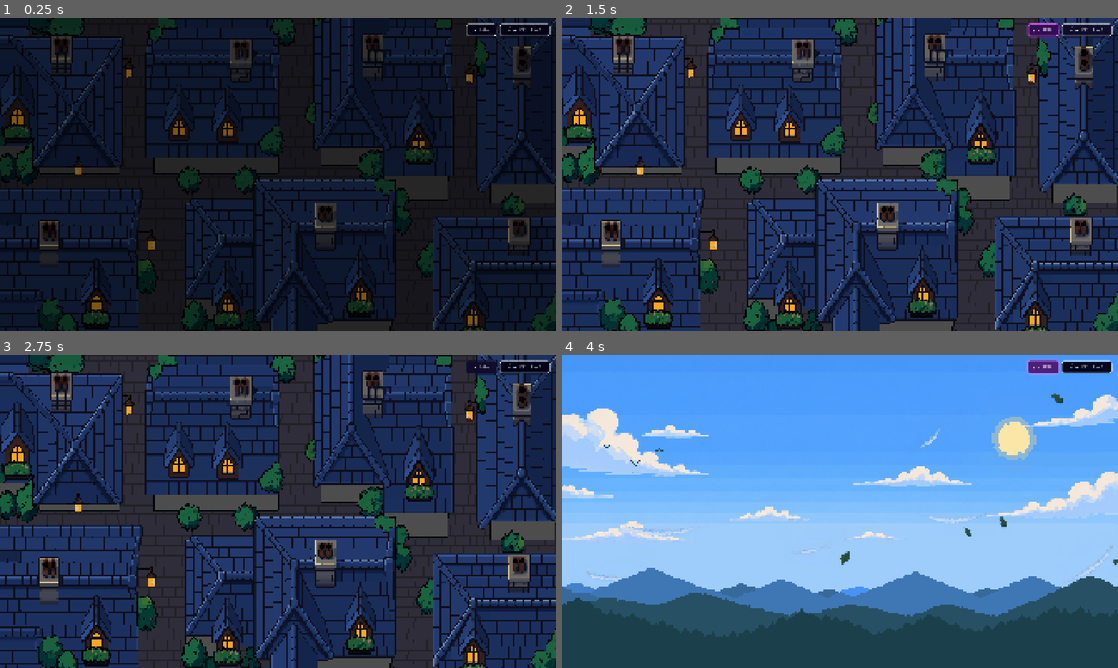
Above: before the commit, frames 1-4 (two rows, left to right).
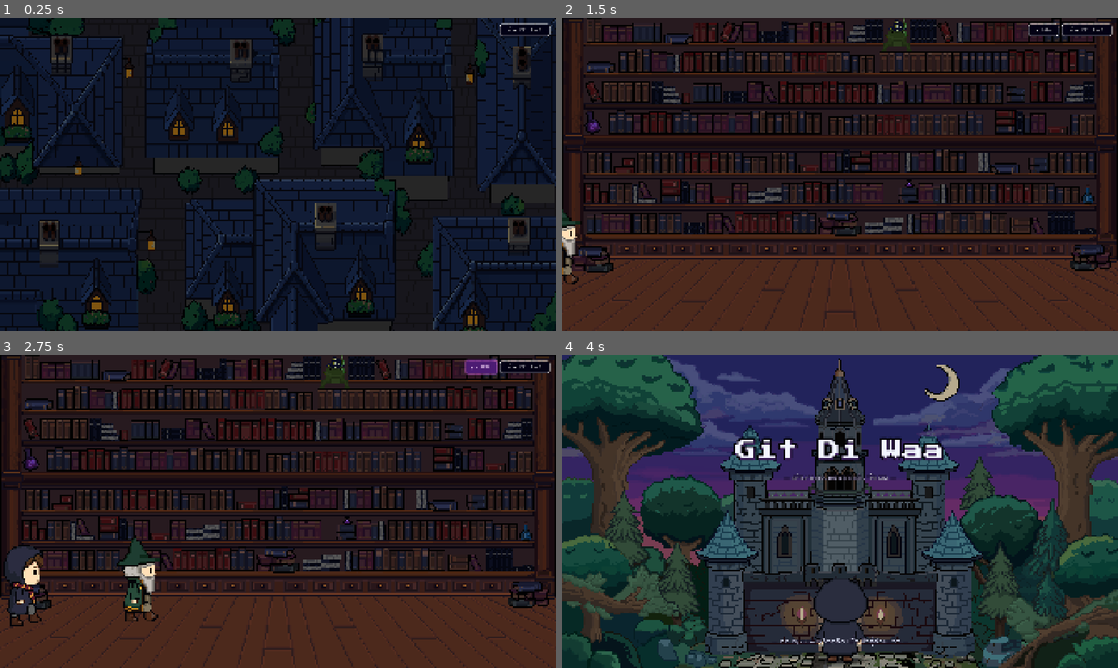
Above: after the commit, the same moments.

Repository: PetchAuisui/Demo-Game-Git-Diwaa
Game: Godot game, scene res://scenes/cutscene/cut_scence_normal.tscn
The game is run twice, just before and just after one commit, with the same random seed, the same clock (stepped at 60 frames per second) and the same inputs. The project has no main scene, so this scene is started directly.
Inputs (mouse positions are in pixels of both pictures, inside the frame that each line leads up to):
- Up to frame 1 (0.25 s): no input
- Up to frame 2 (1.5 s): click (1045, 30) at 0.52 s; click "ข้าม ⏵⏵ (Esc)" at 1.25 s
- Up to frame 3 (2.75 s): click (483, 367) at 2 s
- Up to frame 4 (4 s): click "ข้าม ⏵⏵ (Esc)" at 2.75 s; click (1045, 367) at 3.52 s

The runs differ from the first frame. In frame 1, 0.2% of the frame differs, in the area x 83-90%, y 1-6%; in frame 2, 91%; in frame 3, 91%; in frame 4, 96%, in the area x 0-100%, y 0-100%.
Error after the commit: Parse Error: Function "_get_resolved_next_scene()" not found in base self. (res://scripts/cutscene/outside_cutscene.gd:38)

Commit message:
feat(cutscene): remove fast-forward button from non-dialogue opening scenes

Diff:
--- a/src/GitDiwaa.Godot/scripts/cutscene/cut_scence_normal.gd
+++ b/src/GitDiwaa.Godot/scripts/cutscene/cut_scence_normal.gd
@@ -23,7 +23,11 @@
 
 func _ready() -> void:
 	Engine.time_scale = 1.0
-	add_child(preload("res://scripts/cutscene/skip_cutscene_button.gd").new())
+	# ฉากภาพหมู่บ้านบรรยากาศเปิดตัว ไม่มีบทสนทนา: เอาปุ่มเร่งออก เหลือเฉพาะปุ่มข้าม
+	var skip_ctrl = preload("res://scripts/cutscene/skip_cutscene_button.gd").new()
+	skip_ctrl.show_fast_forward = false
+	skip_ctrl.next_scene_path = "res://scenes/cutscene/intro_cutscene.tscn"
+	add_child(skip_ctrl)
 	_init_scene()
 	play_normal_sequence()
 
@@ -32,7 +36,7 @@
 
 func _init_scene() -> void:
 	is_transitioning = false
-	can_fast_forward = true
+	can_fast_forward = false
 	is_fast_forwarding = false
 	Engine.time_scale = 1.0
 
--- a/src/GitDiwaa.Godot/scripts/cutscene/intro_cutscene.gd
+++ b/src/GitDiwaa.Godot/scripts/cutscene/intro_cutscene.gd
@@ -17,6 +17,8 @@
 ##     กึ่งกลางแผ่นกระดาษ ลอยพริ้วไหวอย่างสงบ
 ## 13. เมื่อผู้เล่นกดไปต่อ (Space / คลิก) กระดาษในมือและตัวหนังสือจะสลายหายไปพร้อมกัน
 
+@export_enum("AnimationPlayer", "ScriptTween") var playback_mode: String = "AnimationPlayer"
+
 @export_group("ตำแหน่งตัวละคร (Positions)")
 @export var character_y: float = 59.0
 @export var spawn_x: float = -250.0
@@ -52,6 +54,7 @@
 var can_fast_forward: bool = true
 var tw_ex_bob: Tween = null
 var tw_paper_glow: Tween = null
+var skip_ctrl = null
 
 signal cutscene_finished
 
@@ -80,25 +83,29 @@
 
 func _ready() -> void:
 	Engine.time_scale = 1.0
+	skip_ctrl = preload("res://scripts/cutscene/skip_cutscene_button.gd").new()
+	skip_ctrl.next_scene_path = "res://scenes/cutscene/outside_cutscene.tscn"
+	add_child(skip_ctrl)
 	_init_shards()
 	_reset_cutscene_state()
 
-	add_child(preload("res://scripts/cutscene/skip_cutscene_button.gd").new())
-
-	if not anim_player.is_playing() or anim_player.current_animation != "walk_in":
-		anim_player.play("walk_in")
-	anim_player.animation_finished.connect(func(_anim_name):
-		if not is_continuing:
-			vel.play("breathe_blink")
-	)
+	if playback_mode == "AnimationPlayer":
+		if not anim_player.is_playing() or anim_player.current_animation != "walk_in":
+			anim_player.play("walk_in")
+		anim_player.animation_finished.connect(func(_anim_name):
+			if not is_continuing:
+				vel.play("breathe_blink")
+		)
+	else:
+		if anim_player.is_playing():
+			anim_player.stop()
+		play_with_tween()
 
 func _exit_tree() -> void:
 	Engine.time_scale = 1.0
 
 func _input(event: InputEvent) -> void:
 	if not can_continue or is_continuing:
-		return
-	if event is InputEventKey and event.keycode == KEY_ESCAPE:
 		return
 	if event.is_action_pressed("ui_accept") or \
 	   (event is InputEventKey and event.pressed and not event.echo) or \
@@ -180,6 +187,8 @@
 	can_fast_forward = true
 	is_fast_forwarding = false
 	Engine.time_scale = 1.0
+	if skip_ctrl:
+		skip_ctrl.set_fast_forward_visible(true)
 	if exclamation_mark:
 		exclamation_mark.visible = false
 		exclamation_mark.scale = Vector2.ZERO
@@ -368,6 +377,8 @@
 func _on_reveal_magic_text() -> void:
 	if not rune_container:
 		return
+	if skip_ctrl:
+		skip_ctrl.set_fast_forward_visible(false)
 	can_fast_forward = false
 	is_fast_forwarding = false
 	Engine.time_scale = 1.0
@@ -475,3 +486,222 @@
 		print("[IntroCutscene] Transitioning to OutsideCutscene...")
 		get_tree().change_scene_to_file("res://scenes/cutscene/outside_cutscene.tscn")
 	)
+
+## โหมดสำรอง: เล่นด้วย GDScript Tween ล้วน ๆ
+func play_with_tween() -> void:
+	master.position = Vector2(spawn_x, character_y)
+	master.scale = Vector2.ONE
+	master.modulate = Color(1, 1, 1, 1)
+	master.visible = true
+	master.flip_h = true
+	master.play("walk_left")
+
+	vel.position = Vector2(spawn_x, character_y)
+	vel.scale = Vector2.ONE
+	vel.visible = false
+	vel.flip_h = false
+
+	exclamation_mark.visible = false
+	exclamation_mark.scale = Vector2.ZERO
+	exclamation_mark.position = Vector2(0, -56)
+
+	black_hole.visible = false
+	black_hole.position = Vector2(master_target_x, 97)
+	black_hole.scale = Vector2.ZERO
+	room_lighting.color = Color(1, 1, 1, 1)
+
+	_reset_cutscene_state()
+
+	# 1. อาจารย์เดินเข้า (5.4s)
+	var tw_m = create_tween()
+	tw_m.tween_property(master, "position:x", master_target_x, 5.4)
+	tw_m.tween_callback(func():
+		master.flip_h = false
+		master.play("breathe_blink")
+	)
+
+	# 2. เวลเดินเข้า (1.8s -> 6.0s)
+	var tw_v = create_tween()
+	tw_v.tween_interval(1.8)
+	tw_v.tween_callback(func():
+		vel.visible = true
+		vel.play("walk_right")
+	)
+	tw_v.tween_property(vel, "position:x", vel_target_x, 4.2)
+	tw_v.tween_callback(func(): vel.play("breathe_blink"))
+
+	# 3. หลุมดำเปิดใต้เท้าอาจารย์ (6.8s -> 7.8s) - แสงห้องปกติ ไม่มืด
+	var tw_hole = create_tween()
+	tw_hole.tween_interval(6.8)
+	tw_hole.tween_callback(func(): black_hole.visible = true)
+	tw_hole.tween_property(black_hole, "scale", Vector2(1.2, 1.0), 1.0)
+
+	# 4. อาจารย์ shock1 (7.8s -> 9.0s)
+	var tw_shock = create_tween()
+	tw_shock.tween_interval(7.8)
+	tw_shock.tween_callback(func(): master.play("shock1"))
+
+	# 4. อาจารย์ตกหลุมดำ (9.0s -> 9.38s)
+	var tw_fall = create_tween()
+	tw_fall.tween_interval(9.0)
+	tw_fall.tween_property(master, "position:y", 53.0, 0.08)
+	var tw_drop = create_tween()
+	tw_drop.tween_interval(9.08)
+	tw_drop.parallel().tween_property(master, "position:y", 97.0, 0.30).set_trans(Tween.TRANS_QUAD).set_ease(Tween.EASE_IN)
+	tw_drop.parallel().tween_property(master, "scale", Vector2(0.1, 0.1), 0.30)
+	tw_drop.parallel().tween_property(master, "modulate:a", 0.0, 0.30)
+	tw_drop.tween_callback(func():
+		master.visible = false
+		vel.play("shock")
+		exclamation_mark.visible = true
+		exclamation_mark.position = Vector2(0, -50)
+		var tw_ex = create_tween()
+		tw_ex.tween_property(exclamation_mark, "position:y", -60.0, 0.08).set_trans(Tween.TRANS_QUAD).set_ease(Tween.EASE_OUT)
+		tw_ex.parallel().tween_property(exclamation_mark, "scale", Vector2(1.35, 1.35), 0.08)
+		tw_ex.tween_property(exclamation_mark, "position:y", -54.0, 0.10).set_trans(Tween.TRANS_QUAD).set_ease(Tween.EASE_IN)
+		tw_ex.parallel().tween_property(exclamation_mark, "scale", Vector2(0.95, 0.95), 0.10)
+		tw_ex.tween_property(exclamation_mark, "position:y", -57.5, 0.12).set_trans(Tween.TRANS_QUAD).set_ease(Tween.EASE_OUT)
+		tw_ex.parallel().tween_property(exclamation_mark, "scale", Vector2(1.05, 1.05), 0.12)
+		tw_ex.tween_property(exclamation_mark, "position:y", -56.0, 0.12).set_trans(Tween.TRANS_QUAD).set_ease(Tween.EASE_IN)
+		tw_ex.parallel().tween_property(exclamation_mark, "scale", Vector2(1.0, 1.0), 0.12)
+		tw_ex.chain().tween_callback(func():
+			if not is_instance_valid(exclamation_mark) or not exclamation_mark.visible:
+				return
+			if tw_ex_bob and tw_ex_bob.is_valid():
+				tw_ex_bob.kill()
+			tw_ex_bob = create_tween().set_loops()
+			tw_ex_bob.tween_property(exclamation_mark, "position:y", -59.5, 0.35).set_trans(Tween.TRANS_SINE).set_ease(Tween.EASE_IN_OUT)
+			tw_ex_bob.tween_property(exclamation_mark, "position:y", -56.0, 0.35).set_trans(Tween.TRANS_SINE).set_ease(Tween.EASE_IN_OUT)
+		)
+	)
+
+	# 5. ปรมาจารย์จมลงหลุมดำจนมิด แล้วคัมภีร์ดีดเด้งสูงเฉียงขวาออกห่างจากเวล (9.38s -> 9.80s)
+	var tw_book = create_tween()
+	tw_book.tween_interval(9.38)
+	tw_book.tween_callback(func():
+		khampri.visible = true
+		khampri.position = Vector2(42, 58)
+		khampri.rotation = 0.0
+		if khampri_shadow:
+			khampri_shadow.visible = true
+			khampri_shadow.position = Vector2(42, 98)
+			khampri_shadow.scale = Vector2(0.3, 0.2)
+			khampri_shadow.modulate = Color(1, 1, 1, 0.15)
+
+		# ดีดเด้งขึ้นสูงและเฉียงขวา 0.18s
+		var tw_pop = create_tween().set_parallel(true)
+		tw_pop.tween_property(khampri, "position:x", 54.0, 0.18).set_trans(Tween.TRANS_QUAD).set_ease(Tween.EASE_OUT)
+		tw_pop.tween_property(khampri, "position:y", 18.0, 0.18).set_trans(Tween.TRANS_QUAD).set_ease(Tween.EASE_OUT)
+		tw_pop.tween_property(khampri, "rotation", 0.12, 0.18).set_trans(Tween.TRANS_QUAD).set_ease(Tween.EASE_OUT)
+		if khampri_shadow:
+			tw_pop.tween_property(khampri_shadow, "position:x", 54.0, 0.18)
+			tw_pop.tween_property(khampri_shadow, "scale", Vector2(0.65, 0.4), 0.18)
+			tw_pop.tween_property(khampri_shadow, "modulate:a", 0.35, 0.18)
+
+		# ตกลงสู่พื้นไม้ด้านขวาอย่างรวดเร็ว 0.24s
+		tw_pop.chain().set_parallel(true)
+		tw_pop.tween_property(khampri, "position:x", 64.0, 0.24).set_trans(Tween.TRANS_QUAD).set_ease(Tween.EASE_IN)
+		tw_pop.tween_property(khampri, "position:y", 96.0, 0.24).set_trans(Tween.TRANS_QUAD).set_ease(Tween.EASE_IN)
+		tw_pop.tween_property(khampri, "rotation", 0.0, 0.24)
+		if khampri_shadow:
+			tw_pop.tween_property(khampri_shadow, "position:x", 64.0, 0.24)
+			tw_pop.tween_property(khampri_shadow, "scale", Vector2(1.1, 0.7), 0.24)
+			tw_pop.tween_property(khampri_shadow, "modulate:a", 0.65, 0.24)
+
+		# หลุมดำแรกหดตัวปิดหลังจากคัมภีร์ลงแตะพื้น
+		var tw_h1 = create_tween()
+		tw_h1.tween_interval(0.42)
+		tw_h1.tween_property(black_hole, "scale", Vector2.ZERO, 0.5)
+		tw_h1.tween_callback(func(): black_hole.visible = false)
+	)
+
+	# 6. คัมภีร์ลอยตัวขึ้น เอียง และสั่นด้วยพลังเวทมนตร์ (10.8s -> 11.8s)
+	var tw_levitate = create_tween()
+	tw_levitate.tween_interval(10.8)
+	tw_levitate.tween_callback(func():
+		var tw_float = create_tween().set_parallel(true)
+		# ลอยตัวขึ้นสู่ความสูง 79 px
+		tw_float.tween_property(khampri, "position:y", 79.0, 1.0).set_trans(Tween.TRANS_QUAD).set_ease(Tween.EASE_OUT)
+		if khampri_shadow:
+			tw_float.tween_property(khampri_shadow, "scale", Vector2(0.85, 0.5), 1.0)
+			tw_float.tween_property(khampri_shadow, "modulate:a", 0.40, 1.0)
+		# เรืองแสงเวทมนตร์เข้มข้นขึ้นเรื่อยๆ ก่อนแตก
+		tw_float.tween_property(khampri, "modulate", Color(1.8, 1.6, 1.25, 1.0), 1.0).set_trans(Tween.TRANS_QUAD).set_ease(Tween.EASE_IN)
+
+		# หมุนเอียงเบา ๆ ไปมา (Tilt & Wobble)
+		var tw_wobble = create_tween()
+		tw_wobble.tween_property(khampri, "rotation", 0.04, 0.25)
+		tw_wobble.tween_property(khampri, "rotation", -0.05, 0.25)
+		tw_wobble.tween_property(khampri, "rotation", 0.07, 0.25)
+		tw_wobble.tween_property(khampri, "rotation", -0.04, 0.25)
+
+		# สั่นระริก (Tremble)
+		var tw_shake = create_tween().set_loops(10)
+		tw_shake.tween_property(khampri, "position:x", 65.5, 0.05)
+		tw_shake.tween_property(khampri, "position:x", 62.5, 0.05)
+	)
+
+	# 7. คัมภีร์แตกเป็น 16 ชิ้น (11.8s)
+	var tw_shatter = create_tween()
+	tw_shatter.tween_interval(11.8)
+	tw_shatter.tween_callback(_on_shatter_khampri)
+
+	# 8. รอแปปนึง แล้ววงเวทรอบสอง (วงเล็ก) ค่อย ๆ ดูด (14.2s -> 17.5s)
+	var tw_h2_in = create_tween()
+	tw_h2_in.tween_interval(14.2)
+	tw_h2_in.tween_callback(func():
+		black_hole.position = Vector2(64, 96)
+		black_hole.visible = true
+		var tw_h2 = create_tween()
+		tw_h2.tween_property(black_hole, "scale", Vector2(0.75, 0.65), 0.8)
+	)
+	var tw_suck = create_tween()
+	tw_suck.tween_interval(15.0)
+	tw_suck.tween_callback(_on_suck_shards)
+
+	# เศษคัมภีร์แผ่นสุดท้ายร่อนตกลงมาจากด้านบนสู่พื้นไม้ (16.4s)
+	var tw_flutter = create_tween()
+	tw_flutter.tween_interval(16.4)
+	tw_flutter.tween_callback(_on_paper_flutter_down)
+
+	var tw_h2_out = create_tween()
+	tw_h2_out.tween_interval(17.2)
+	tw_h2_out.tween_property(black_hole, "scale", Vector2.ZERO, 0.5)
+	tw_h2_out.tween_callback(func(): black_hole.visible = false)
+
+	# 9. เมื่อกระดาษลงสู่พื้นแล้ว เวลค่อยเดินเข้าไปหา (18.0s -> 20.0s)
+	var tw_walk_paper = create_tween()
+	tw_walk_paper.tween_interval(18.0)
+	tw_walk_paper.tween_callback(func():
+		if tw_ex_bob and tw_ex_bob.is_valid():
+			tw_ex_bob.kill()
+		exclamation_mark.visible = false
+		vel.play("walk_right")
+	)
+	tw_walk_paper.tween_property(vel, "position", Vector2(50, 59), 2.0)
+	tw_walk_paper.tween_callback(func():
+		vel.play("breathe_blink")
+	)
+
+	# 10. เวลหยิบกระดาษลอยขึ้น (20.3s)
+	var tw_pickup = create_tween()
+	tw_pickup.tween_interval(20.3)
+	tw_pickup.tween_callback(_on_pickup_shard)
+
+	# 11. ตัวอักษรเวทมนตร์เด้งขึ้นมาพร้อมพื้นหลังกระดาษจาง ๆ กึ่งกลางจอ (21.0s)
+	var tw_ui = create_tween()
+	tw_ui.tween_interval(21.0)
+	tw_ui.tween_callback(func():
+		var tw_t = create_tween().set_parallel(true)
+		tw_t.tween_property(backdrop, "color", Color(0, 0, 0, 0.85), 0.5)
+		tw_t.tween_property(parchment_frame, "modulate", Color(1, 1, 1, 1.0), 0.5)
+		if parchment_shadow:
+			tw_t.tween_property(parchment_shadow, "modulate", Color(0, 0, 0, 0.55), 0.5)
+
+		rune_container.scale = Vector2(0.2, 0.2)
+		rune_container.modulate = Color(1, 1, 1, 0)
+		var tw_pop = create_tween().set_parallel(true)
+		tw_pop.tween_property(rune_container, "scale", Vector2(1.0, 1.0), 0.5).set_trans(Tween.TRANS_BACK).set_ease(Tween.EASE_OUT)
+		tw_pop.tween_property(rune_container, "modulate", Color(1, 1, 1, 1), 0.4)
+		_on_reveal_magic_text()
+	)
--- a/src/GitDiwaa.Godot/scripts/cutscene/outside_cutscene.gd
+++ b/src/GitDiwaa.Godot/scripts/cutscene/outside_cutscene.gd
@@ -20,7 +20,7 @@
 @onready var subtitle_label: Label = $UI/TitleContainer/SubtitleLabel
 @onready var start_prompt: Label = $UI/TitleContainer/StartPrompt
 
-@export var next_scene_path: String = "res://scenes/cutscene/inside_tower_cutscene.tscn"
+@export var next_scene_path: String = "res://Scenes/SandboxGameView.tscn"
 
 var can_start: bool = false
 var is_starting: bool = false
@@ -32,7 +32,9 @@
 
 func _ready() -> void:
 	Engine.time_scale = 1.0
+	# ฉากคั่นวิกฤตภายนอกและไตเติลหอคอย: เอาปุ่มเร่งออก เหลือเฉพาะปุ่มข้าม
 	var skip_ctrl = preload("res://scripts/cutscene/skip_cutscene_button.gd").new()
+	skip_ctrl.show_fast_forward = false
 	skip_ctrl.next_scene_path = _get_resolved_next_scene()
 	add_child(skip_ctrl)
 	_init_scene()
@@ -41,19 +43,8 @@
 func _exit_tree() -> void:
 	Engine.time_scale = 1.0
 
-func _get_resolved_next_scene() -> String:
-	if next_scene_path != "" and ResourceLoader.exists(next_scene_path):
-		return next_scene_path
-	if ResourceLoader.exists("res://scenes/cutscene/inside_tower_cutscene.tscn"):
-		return "res://scenes/cutscene/inside_tower_cutscene.tscn"
-	if ResourceLoader.exists("res://Scenes/cutscene/inside_tower_cutscene.tscn"):
-		return "res://Scenes/cutscene/inside_tower_cutscene.tscn"
-	return "res://Scenes/SandboxGameView.tscn"
-
 func _input(event: InputEvent) -> void:
 	if not can_start or is_starting:
-		return
-	if event is InputEventKey and event.keycode == KEY_ESCAPE:
 		return
 
 	if event.is_action_pressed("ui_accept") or \
@@ -102,7 +93,7 @@
 	if subtitle_label:
 		subtitle_label.text = "— ตำนานแห่งหอคอยต้นกำเนิด —"
 	if start_prompt:
-		start_prompt.text = "— กด Space หรือคลิก เพื่อเข้าสู่ด่านแรก —"
+		start_prompt.text = "คลิกหน้าจอเพื่อไปต่อ"
 	fade_overlay.color = Color(0, 0, 0, 1)
 	fade_overlay.visible = true
 
@@ -207,11 +198,11 @@
 		Engine.time_scale = 1.0
 		emit_signal("cutscene_finished")
 		print("[CutsceneChaos] เข้าสู่ด่านแรกเรียบร้อย!")
-		var target_scene = _get_resolved_next_scene()
-		if target_scene != "" and ResourceLoader.exists(target_scene):
-			get_tree().change_scene_to_file(target_scene)
+		if next_scene_path != "" and ResourceLoader.exists(next_scene_path):
+			get_tree().change_scene_to_file(next_scene_path)
 		else:
-			push_warning("[OutsideCutscene] target scene not found: '%s'" % target_scene)
+			push_warning("[OutsideCutscene] next_scene_path is empty or not found: '%s'. กรุณากำหนด Path ซีนด่านแรกใน Inspector" % next_scene_path)
+			# ค่อยๆ จางจอดำออกเพื่อไม่ให้ผู้เล่นติดอยู่ในจอสีดำสนิท
 			var tw_recover = create_tween()
 			tw_recover.tween_property(fade_overlay, "color:a", 0.0, 0.5)
 			can_start = true
--- a/src/GitDiwaa.Godot/scripts/cutscene/skip_cutscene_button.gd
+++ b/src/GitDiwaa.Godot/scripts/cutscene/skip_cutscene_button.gd
@@ -10,19 +10,21 @@
 ##   add_child(skip_ctrl)
 
 @export var next_scene_path: String = "res://Scenes/SandboxGameView.tscn"
+@export var show_fast_forward: bool = true
+@export var show_skip: bool = true
 
 var is_fast_forward: bool = false
 var _skipping: bool = false
 
 var container: HBoxContainer
-var ff_button: Button
-var ff_content: HBoxContainer
-var ff_arrow_wrapper: Control
-var ff_arrow_label: Label
-var ff_speed_label: Label
-var ff_bounce_tween: Tween
-
-var dev_skip_button: Button
+var ff_button: Button = null
+var ff_content: HBoxContainer = null
+var ff_arrow_wrapper: Control = null
+var ff_arrow_label: Label = null
+var ff_speed_label: Label = null
+var ff_bounce_tween: Tween = null
+
+var dev_skip_button: Button = null
 var font_res: Font = null
 
 func _ready() -> void:
@@ -42,68 +44,82 @@
 	add_child(container)
 
 	# 1. ปุ่มเร่งความเร็ว (Fast-Forward: ⏵ 1.0x <-> ⏵⏵ 2.5x พร้อมแอนิเมชันลูกศรเด้งไปทางขวา)
-	ff_button = Button.new()
-	ff_button.focus_mode = Control.FOCUS_NONE
-	ff_button.mouse_default_cursor_shape = Control.CURSOR_POINTING_HAND
-	ff_button.custom_minimum_size = Vector2(105, 40)
-
-	# กล่องจัดเนื้อหาภายในปุ่ม (แยกกล่องลูกศรเพื่อทำแอนิเมชันเด้งไปทางขวา โดยตัวเลขความเร็วไม่สั่น)
-	ff_content = HBoxContainer.new()
-	ff_content.set_anchors_and_offsets_preset(Control.PRESET_FULL_RECT)
-	ff_content.alignment = BoxContainer.ALIGNMENT_CENTER
-	ff_content.mouse_filter = Control.MOUSE_FILTER_IGNORE
-	ff_content.add_theme_constant_override("separation", 6)
-	ff_button.add_child(ff_content)
-
-	# กรอบครอบลูกศร (Control เพื่อให้ขยับ position:x ของ ff_arrow_label ได้อิสระ)
-	ff_arrow_wrapper = Control.new()
-	ff_arrow_wrapper.mouse_filter = Control.MOUSE_FILTER_IGNORE
-	ff_arrow_wrapper.custom_minimum_size = Vector2(16, 24)
-	ff_arrow_wrapper.size_flags_vertical = Control.SIZE_SHRINK_CENTER
-	ff_content.add_child(ff_arrow_wrapper)
-
-	ff_arrow_label = Label.new()
-	ff_arrow_label.mouse_filter = Control.MOUSE_FILTER_IGNORE
-	ff_arrow_label.text = "⏵"
-	ff_arrow_label.vertical_alignment = VERTICAL_ALIGNMENT_CENTER
-	if font_res:
-		ff_arrow_label.add_theme_font_override("font", font_res)
-		ff_arrow_label.add_theme_font_size_override("font_size", 20)
-	ff_arrow_wrapper.add_child(ff_arrow_label)
-
-	ff_speed_label = Label.new()
-	ff_speed_label.mouse_filter = Control.MOUSE_FILTER_IGNORE
-	ff_speed_label.text = "1.0x"
-	ff_speed_label.vertical_alignment = VERTICAL_ALIGNMENT_CENTER
-	if font_res:
-		ff_speed_label.add_theme_font_override("font", font_res)
-		ff_speed_label.add_theme_font_size_override("font_size", 20)
-	ff_content.add_child(ff_speed_label)
-
-	_apply_ff_style(false)
-	ff_button.pressed.connect(_toggle_fast_forward)
-	ff_button.mouse_entered.connect(_on_ff_hover.bind(true))
-	ff_button.mouse_exited.connect(_on_ff_hover.bind(false))
-	container.add_child(ff_button)
+	if show_fast_forward:
+		ff_button = Button.new()
+		ff_button.focus_mode = Control.FOCUS_NONE
+		ff_button.mouse_default_cursor_shape = Control.CURSOR_POINTING_HAND
+		ff_button.custom_minimum_size = Vector2(105, 40)
+
+		# กล่องจัดเนื้อหาภายในปุ่ม (แยกกล่องลูกศรเพื่อทำแอนิเมชันเด้งไปทางขวา โดยตัวเลขความเร็วไม่สั่น)
+		ff_content = HBoxContainer.new()
+		ff_content.set_anchors_and_offsets_preset(Control.PRESET_FULL_RECT)
+		ff_content.alignment = BoxContainer.ALIGNMENT_CENTER
+		ff_content.mouse_filter = Control.MOUSE_FILTER_IGNORE
+		ff_content.add_theme_constant_override("separation", 6)
+		ff_button.add_child(ff_content)
+
+		# กรอบครอบลูกศร (Control เพื่อให้ขยับ position:x ของ ff_arrow_label ได้อิสระ)
+		ff_arrow_wrapper = Control.new()
+		ff_arrow_wrapper.mouse_filter = Control.MOUSE_FILTER_IGNORE
+		ff_arrow_wrapper.custom_minimum_size = Vector2(16, 24)
+		ff_arrow_wrapper.size_flags_vertical = Control.SIZE_SHRINK_CENTER
+		ff_content.add_child(ff_arrow_wrapper)
+
+		ff_arrow_label = Label.new()
+		ff_arrow_label.mouse_filter = Control.MOUSE_FILTER_IGNORE
+		ff_arrow_label.text = "⏵"
+		ff_arrow_label.vertical_alignment = VERTICAL_ALIGNMENT_CENTER
+		if font_res:
+			ff_arrow_label.add_theme_font_override("font", font_res)
+			ff_arrow_label.add_theme_font_size_override("font_size", 20)
+		ff_arrow_wrapper.add_child(ff_arrow_label)
+
+		ff_speed_label = Label.new()
+		ff_speed_label.mouse_filter = Control.MOUSE_FILTER_IGNORE
+		ff_speed_label.text = "1.0x"
+		ff_speed_label.vertical_alignment = VERTICAL_ALIGNMENT_CENTER
+		if font_res:
+			ff_speed_label.add_theme_font_override("font", font_res)
+			ff_speed_label.add_theme_font_size_override("font_size", 20)
+		ff_content.add_child(ff_speed_label)
+
+		_apply_ff_style(false)
+		ff_button.pressed.connect(_toggle_fast_forward)
+		ff_button.mouse_entered.connect(_on_ff_hover.bind(true))
+		ff_button.mouse_exited.connect(_on_ff_hover.bind(false))
+		container.add_child(ff_button)
 
 	# 2. ปุ่มข้าม (Skip: ข้าม ⏵⏵ (Esc))
-	dev_skip_button = Button.new()
-	dev_skip_button.text = "ข้าม ⏵⏵ (Esc)"
-	dev_skip_button.focus_mode = Control.FOCUS_NONE
-	dev_skip_button.mouse_default_cursor_shape = Control.CURSOR_POINTING_HAND
-	dev_skip_button.custom_minimum_size = Vector2(175, 40)
-	if font_res:
-		dev_skip_button.add_theme_font_override("font", font_res)
-		dev_skip_button.add_theme_font_size_override("font_size", 20)
-	_apply_skip_style()
-	dev_skip_button.pressed.connect(skip)
-	container.add_child(dev_skip_button)
+	if show_skip:
+		dev_skip_button = Button.new()
+		dev_skip_button.text = "ข้าม ⏵⏵ (Esc)"
+		dev_skip_button.focus_mode = Control.FOCUS_NONE
+		dev_skip_button.mouse_default_cursor_shape = Control.CURSOR_POINTING_HAND
+		dev_skip_button.custom_minimum_size = Vector2(175, 40)
+		if font_res:
+			dev_skip_button.add_theme_font_override("font", font_res)
+			dev_skip_button.add_theme_font_size_override("font_size", 20)
+		_apply_skip_style()
+		dev_skip_button.pressed.connect(skip)
+		container.add_child(dev_skip_button)
+
+func set_fast_forward_visible(p_visible: bool) -> void:
+	if ff_button:
+		ff_button.visible = p_visible
+		if not p_visible and is_fast_forward:
+			_toggle_fast_forward()
+
+func set_skip_visible(p_visible: bool) -> void:
+	if dev_skip_button:
+		dev_skip_button.visible = p_visible
 
 func _exit_tree() -> void:
 	_stop_bounce_animation()
 	Engine.time_scale = 1.0
 
 func _apply_ff_style(active: bool) -> void:
+	if not ff_button:
+		return
 	var style := StyleBoxFlat.new()
 	style.corner_radius_top_left = 8
 	style.corner_radius_top_right = 8
Not shown, changed: docs/cutscene-controls.md
